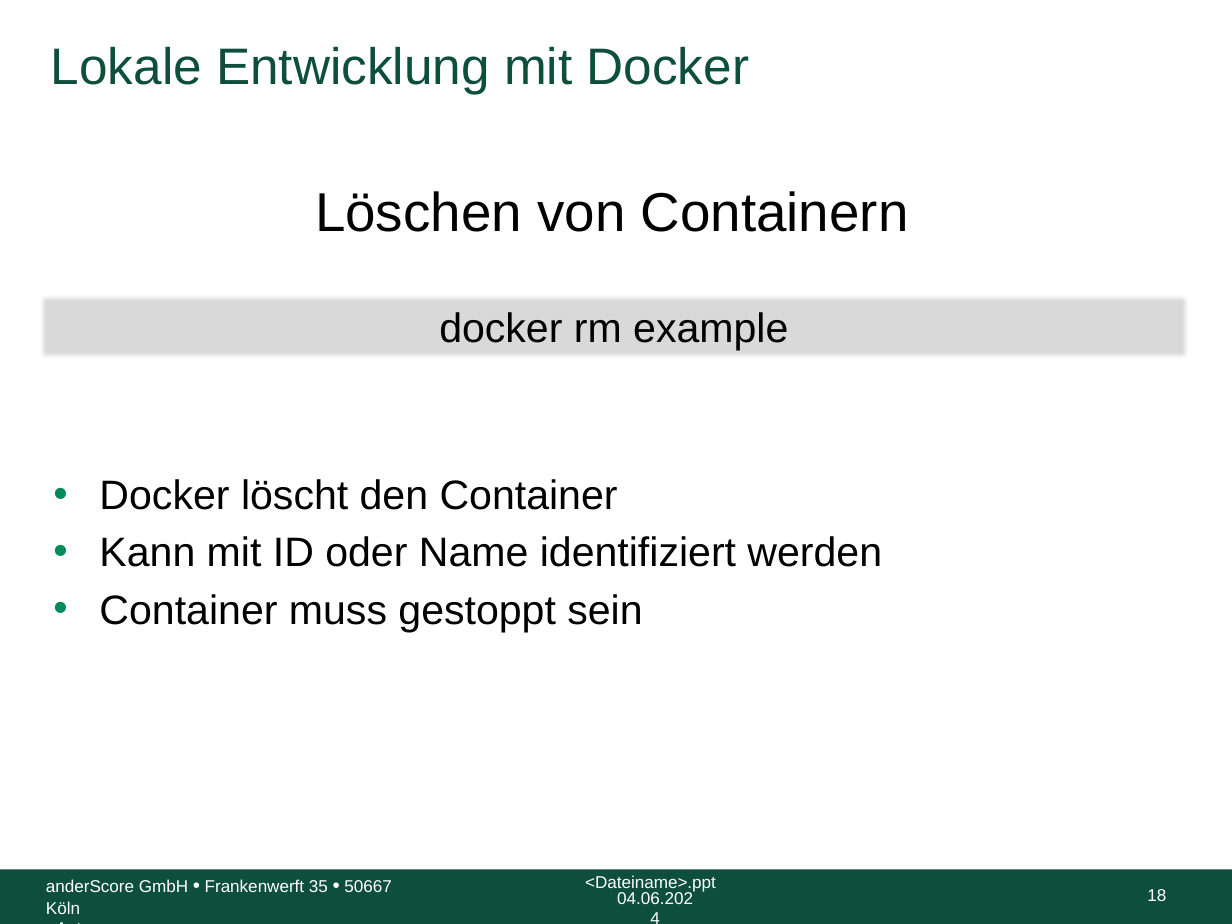
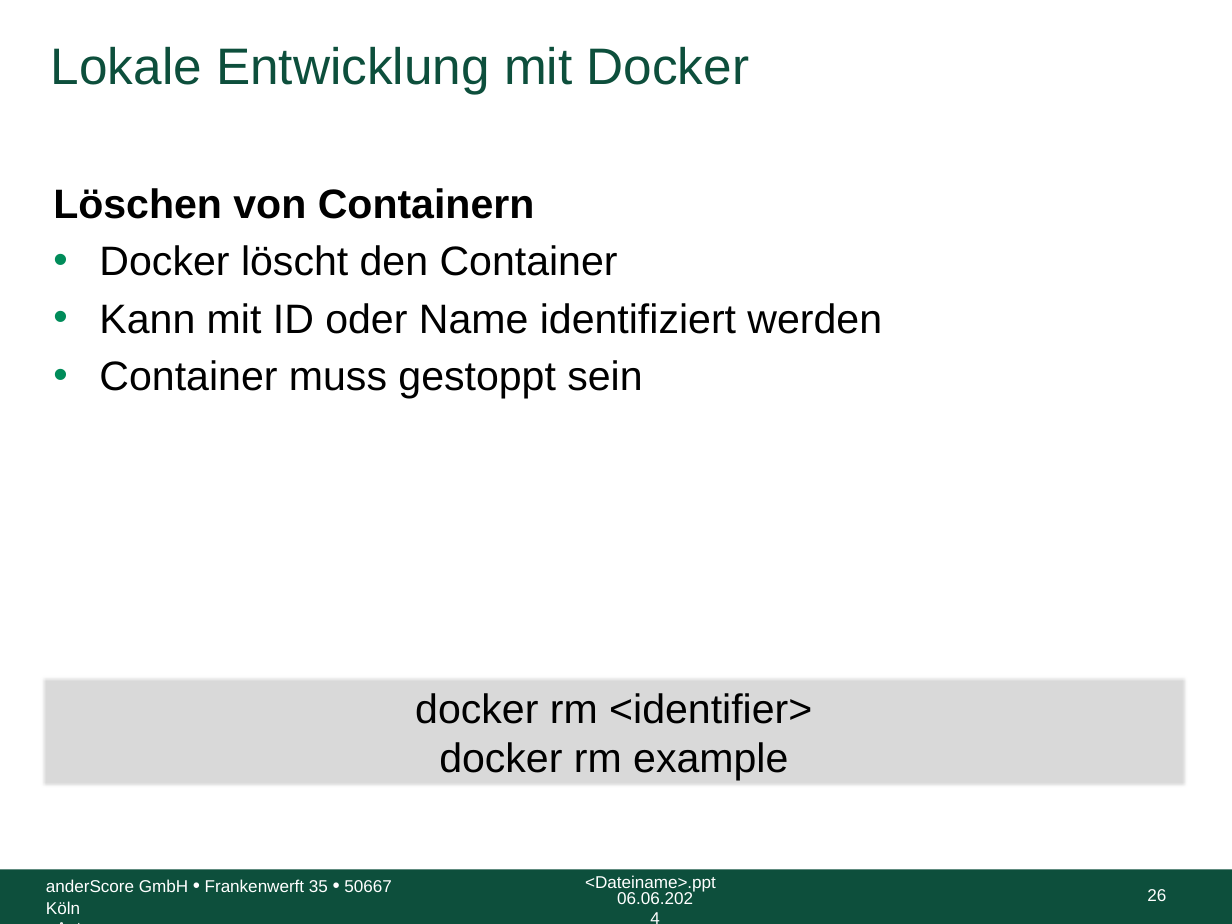
Before and after one commit to anderscore-gmbh/gitlab, a slide deck: slide 26 of slides/Tag-3_1-Docker.pptx (slide 18 before the commit). Drawn at 1232x924 pixels with LibreOffice and Linux fonts; fonts in the diff are those of the drawing; background and template pictures are left out. Boxes give left, top, right and bottom in pixels: in the first picture for what was removed or moved away, otherwise in the second. Text is boxed around its words. In the diff, an @@ line names an element or a change of style, - is before the commit and + after.

Commit message:
Formatanpassungen und Folien zu Dockerfile

```diff
--- a/slides/Tag-3_1-Docker.pptx
+++ b/slides/Tag-3_1-Docker.pptx
@@ text "Löschen von Containern": place and size @@
-text "Löschen von Containern" at [99, 479, 882, 632]
+text "Löschen von Containern" at [53, 188, 882, 398]
@@ text at [53, 188, 535, 219]: paragraph added @@
+Löschen von Containern
@@ text removed at [315, 191, 909, 232] @@
-Löschen von Containern
@@ rectangle "docker rm <identifier>": place and size @@
-rectangle "docker rm <identifier>" at [41, 296, 1188, 357]
+rectangle "docker rm <identifier>" at [41, 675, 1188, 787]
@@ text in rectangle at [415, 693, 812, 724]: paragraph added @@
+docker rm <identifier>
@@ text at [617, 892, 693, 904]: text changed @@
-04.06.2024
+06.06.2024
@@ page number at [1147, 889, 1166, 901]: text changed @@
-18
+26
```
Also in this commit, not shown: 22 other slides changed, 9 slides added, 3 other files.
